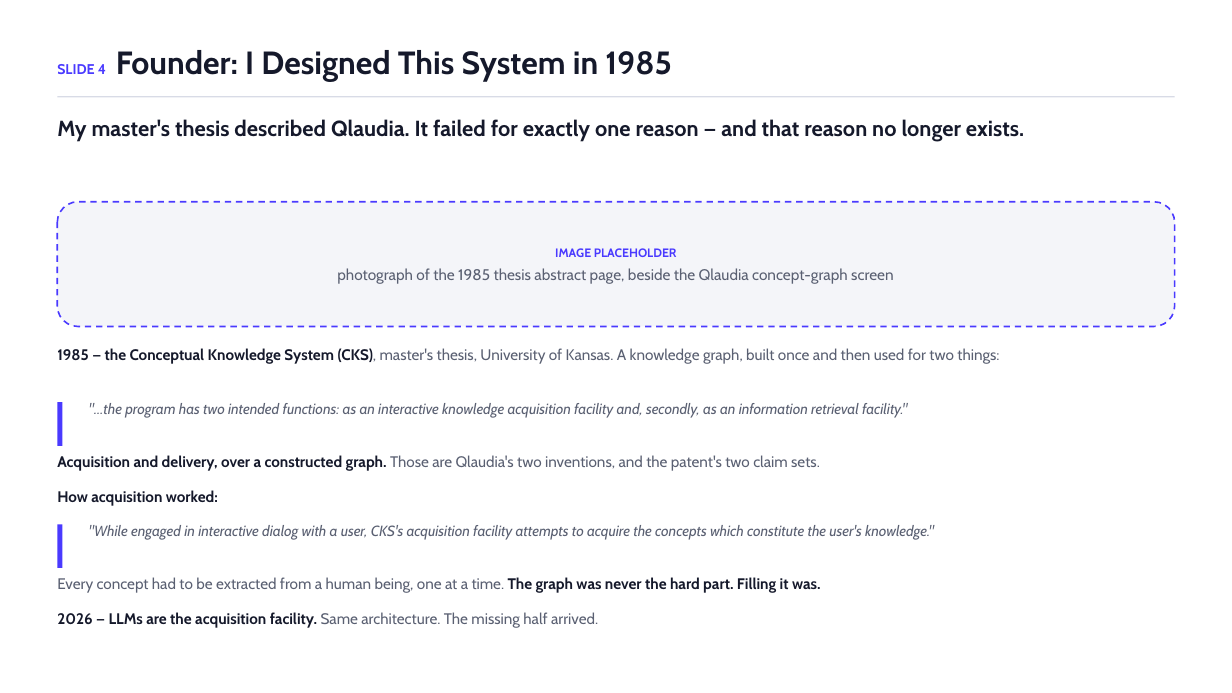
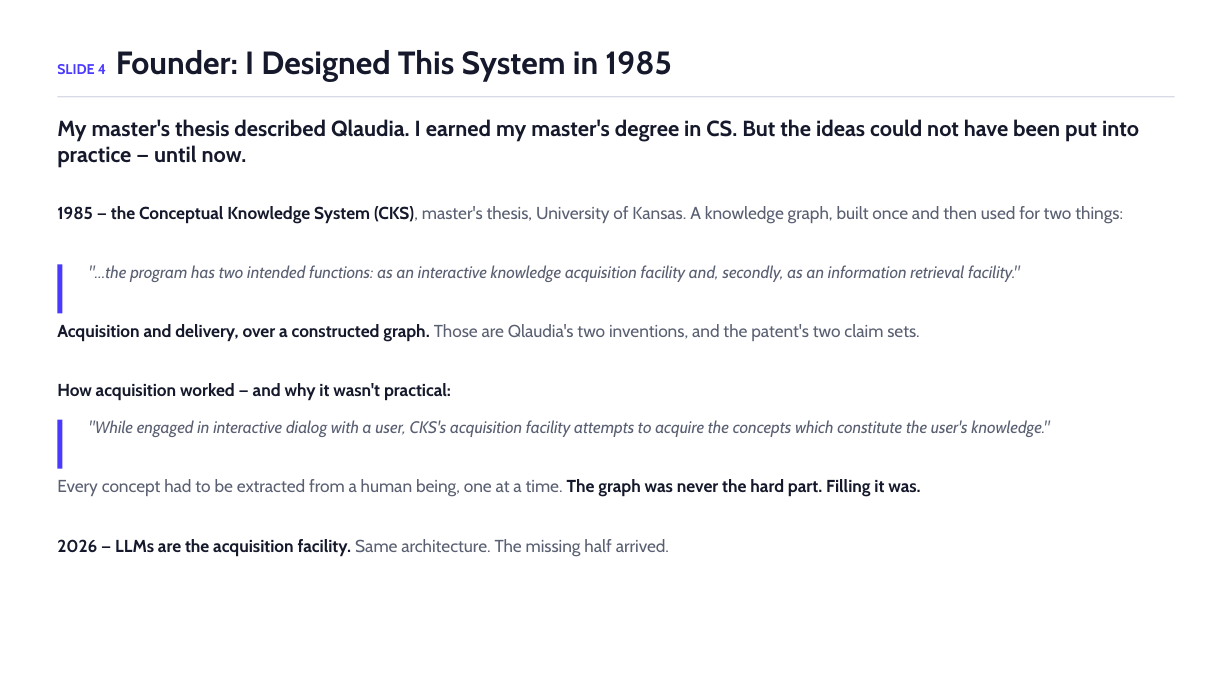
Before and after one commit to ChuckIrvine/qlaudia, a slide deck: slide 6 of pitch_deck/qlaudia_pitch_deck.pptx (slide 5 before the commit). Drawn at 1232x693 pixels with LibreOffice and Linux fonts; fonts in the diff are those of the drawing. Boxes give left, top, right and bottom in pixels: in the first picture for what was removed or moved away, otherwise in the second. Text is boxed around its words. In the diff, an @@ line names an element or a change of style, - is before the commit and + after.

```diff
--- a/pitch_deck/qlaudia_pitch_deck.pptx
+++ b/pitch_deck/qlaudia_pitch_deck.pptx
@@ text at (57,119,1139,168): text changed @@
-My master's thesis described Qlaudia. It failed for exactly one reason — and that reason no longer exists.
+My master's thesis described Qlaudia. I earned my master's degree in CS. But the ideas could not have been put into practice — until now.
@@ size 11.9 to 13.5 pt in 4 elements at (57,539,669,556), (57,479,920,497), (57,324,919,341), (57,206,1123,223) @@
@@ text "1985 — the Conceptual Knowledge ...": place and size @@
-text "1985 — the Conceptual Knowledge ..." at (57,348,999,364)
+text "1985 — the Conceptual Knowledge ..." at (57,206,1123,223)
@@ rounded rectangle removed at (57,201,1175,326) @@
-IMAGE PLACEHOLDER
-photograph of the 1985 thesis abstract page, beside the Qlaudia concept-graph screen
@@ rectangle: place and size @@
-rectangle at (57,524,63,567)
+rectangle at (57,264,63,313)
@@ text ""…the program has two intended ..." at (89,265,1020,282): size 11.4 to 13 pt @@
@@ text ""…the program has two intended ...": place and size @@
-text ""…the program has two intended ..." at (89,403,908,418)
+text ""…the program has two intended ..." at (89,265,1020,282)
@@ text "Acquisition and delivery, over a ...": place and size @@
-text "Acquisition and delivery, over a ..." at (57,455,820,471)
+text "Acquisition and delivery, over a ..." at (57,324,919,341)
@@ text at (57,383,451,401): text changed; size 11.9 to 13.5 pt @@
-How acquisition worked:
+How acquisition worked — and why it wasn't practical:
@@ text ""While engaged in interactive dialog ...": place and size @@
-text ""While engaged in interactive dialog ..." at (89,525,934,540)
+text ""While engaged in interactive dialog ..." at (89,420,1049,437)
@@ text ""While engaged in interactive dialog ..." at (89,420,1049,437): size 11.4 to 13 pt @@
@@ rectangle: place and size @@
-rectangle at (57,402,63,445)
+rectangle at (57,420,63,469)
@@ text "Every concept had to be ...": place and size @@
-text "Every concept had to be ..." at (57,577,821,593)
+text "Every concept had to be ..." at (57,479,920,497)
@@ text "2026 — LLMs are the ...": place and size @@
-text "2026 — LLMs are the ..." at (57,612,598,628)
+text "2026 — LLMs are the ..." at (57,539,669,556)
```
Also in this commit, not shown: 5 other slides changed, 5 slides added, 2 slides removed, 2 other files.
